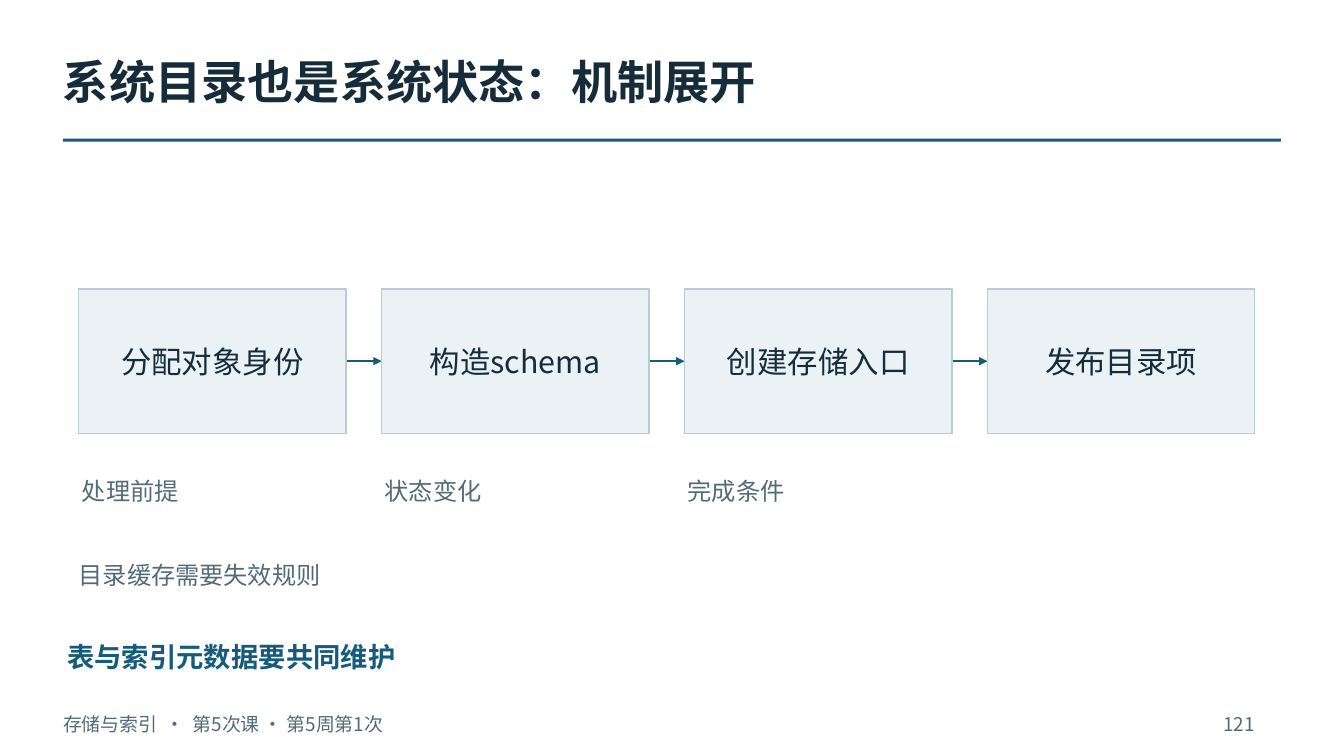
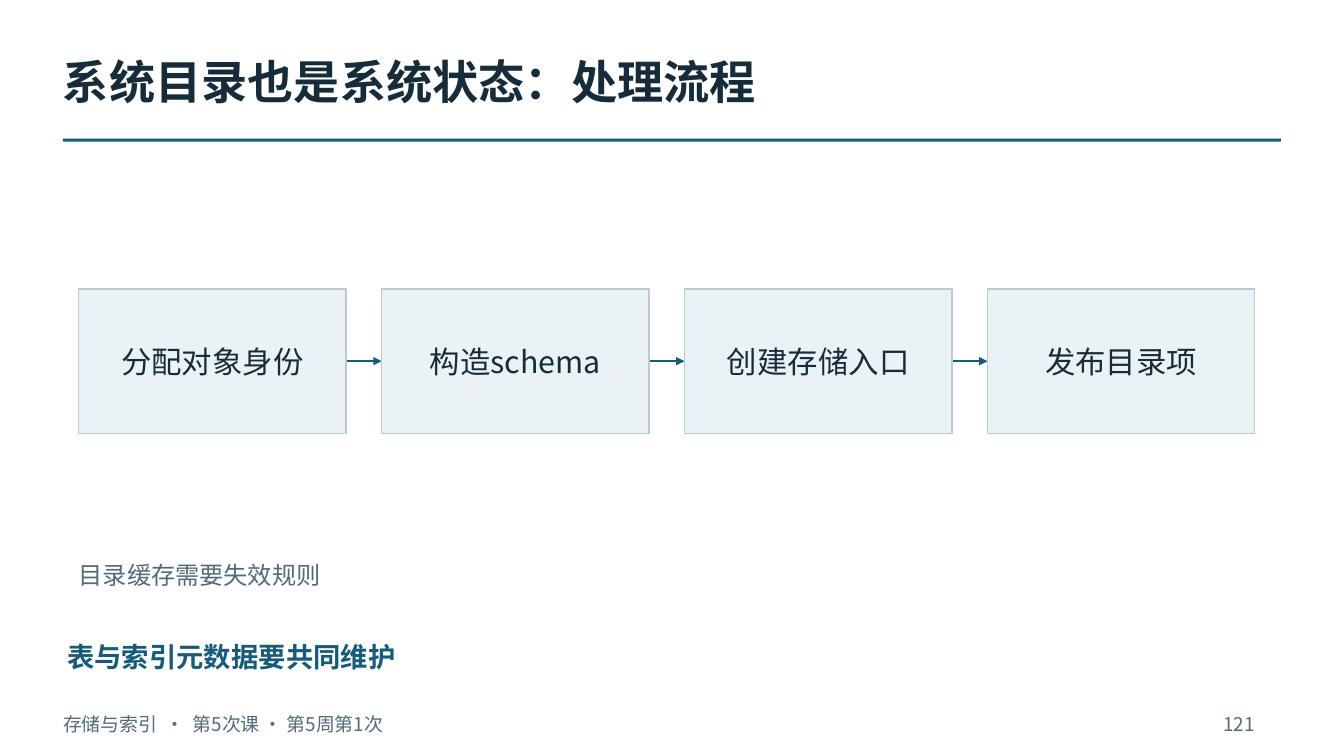
Before and after one commit to intellistream/database-kernel-course-student, a slide deck: slide 121 of 01_课件（第6版）/02_存储与索引.pptx. Drawn at 1344x756 pixels with LibreOffice and Linux fonts; fonts in the diff are those of the drawing. Boxes give left, top, right and bottom in pixels: in the first picture for what was removed or moved away, otherwise in the second. Text is boxed around its words. In the diff, an @@ line names an element or a change of style, - is before the commit and + after.

```diff
--- a/01_课件（第6版）/02_存储与索引.pptx
+++ b/01_课件（第6版）/02_存储与索引.pptx
@@ text at (x1=63, y1=59, x2=756, y2=104): text changed @@
-系统目录也是系统状态：机制展开
+系统目录也是系统状态：处理流程
@@ text removed at (x1=82, y1=479, x2=179, y2=502) @@
-处理前提
@@ text removed at (x1=385, y1=479, x2=482, y2=502) @@
-状态变化
@@ text removed at (x1=688, y1=479, x2=785, y2=502) @@
-完成条件
```
Also in this commit, not shown: 150 other slides changed, 6 other files.
